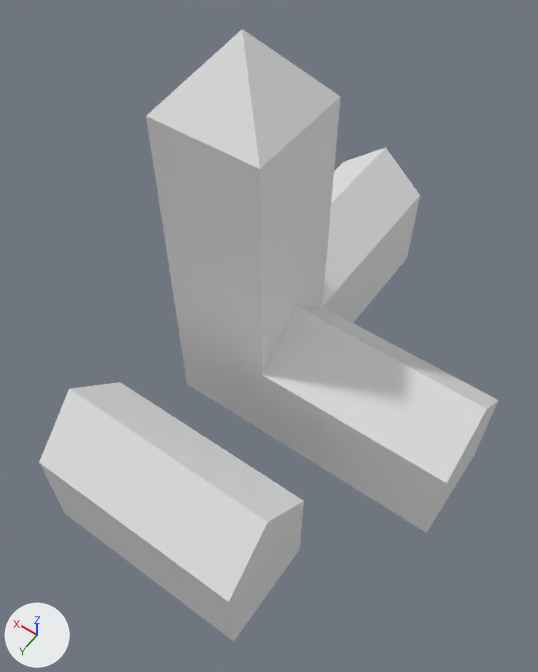
Before and after pictures for a commit that changed the Blender file Simple Church/Simple Church.blend.
One viewpoint serves both versions: a 50 mm lens placed at (-5.65, 7.31, 13.17), pointed at (-1.22, 1.11, 3.43). Lighting does not change. The marker at lower left points along +X, +Y and +Z.

Names of what the first picture shows: 'Church', 'House'.
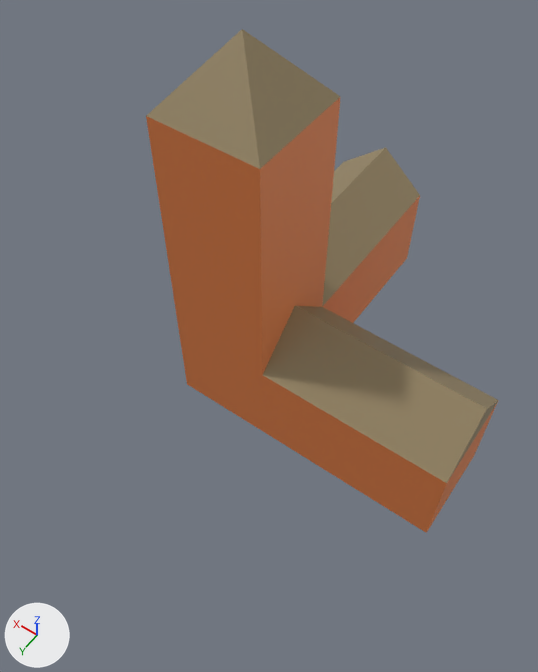
Commit message: Applied multiple materials to the church

Pixel boxes [x1, y1, x2, y2] of what changed, in the pictures (538 x 672 px):
'House', deleted
    before: [39, 382, 304, 641]
part 1 of me_cube_004, recoloured (grey to brown)
    both: [178, 196, 499, 533]
part 2 of me_cube_004, recoloured (grey to brown)
    both: [146, 98, 340, 375]
part 3 of me_cube_004, recoloured (white to brown)
    both: [263, 147, 498, 483]
part 4 of me_cube_004, recoloured (white to brown)
    both: [146, 29, 340, 169]

The change, as a diff of the scene's bpy script:
```diff
--- a/Simple Church/Simple Church.blend.py
+++ b/Simple Church/Simple Church.blend.py
@@ mat_wall @@
+mat_wall = principled_material('Wall')
+mat_wall.base_color = (0.8, 0.228, 0.0628)  # orange #e78347
@@ mat_roof @@
+mat_roof = principled_material('Roof')
+mat_roof.base_color = (0.311, 0.241, 0.131)  # brown #978765
@@ me_cube_004 @@
 me_cube_004.from_pydata(...)  # 45 vertices, 45 faces; spans x -4.74..1.0, y -4.99..1.0, z -1.0..6.92
 # used by ob_church; location = (0.0, 0.0, 1.0)
+# me_cube_004 part 1: all 26 faces centred in x -4.74..1.0, y -3.0..1.0, z -1.0..1.0 switch from no material to mat_wall (orange #e78347)
+# me_cube_004 part 2: all 4 faces centred in x -1.0..1.0, y -1.0..1.0, z 3.37 switch from no material to mat_wall (orange #e78347)
+# me_cube_004 part 3: all 9 faces centred in x -4.74..0.5, y -3.0..0.5, z 1.43..2.0 switch from no material to mat_roof (brown #978765)
+# me_cube_004 part 4: all 4 faces centred in x -0.67..0.67, y -0.67..0.67, z 6.14 switch from no material to mat_roof (brown #978765)
@@ ob_house @@
-ob_house = bpy.data.objects.new('House', me_cube_003)
-ob_house.location = (0.0, 3.62, 1.0)
```
